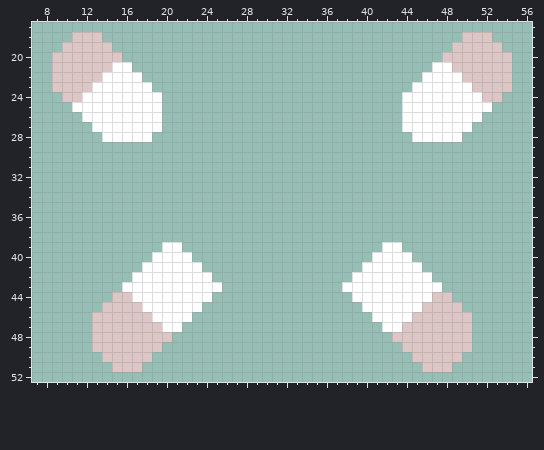
Two versions of one pixel-art sprite, sprites/units/defender/defender-cell.png. The first picture shows the starting point.
The file is 64x64 pixels. Shown: x 7..56, y 17..52.
The same view after the edit:
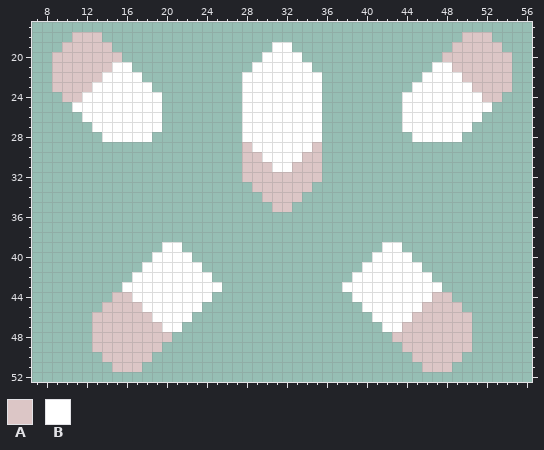
Palette (. is transparent): A #dcc6c6  B #ffffff
Edits made:
y 19: x 31..32 .. -> BB
y 20: x 30..33 .... -> BBBB
y 21: x 29..34 ...... -> BBBBBB
y 22..28: x 28..35 ........ -> BBBBBBBB
y 29: x 28..35 ........ -> ABBBBBBA
y 30: x 28..35 ........ -> AABBBBAA
y 31: x 28..35 ........ -> AAABBAAA
y 32: x 28..35 ........ -> AAAAAAAA
y 33: x 29..34 ...... -> AAAAAA
y 34: x 30..33 .... -> AAAA
y 35: x 31..32 .. -> AA
Boxes around the changes in both pictures, in picture pixels (x1, y1, x2, y2):
added: (242, 42, 322, 212)
